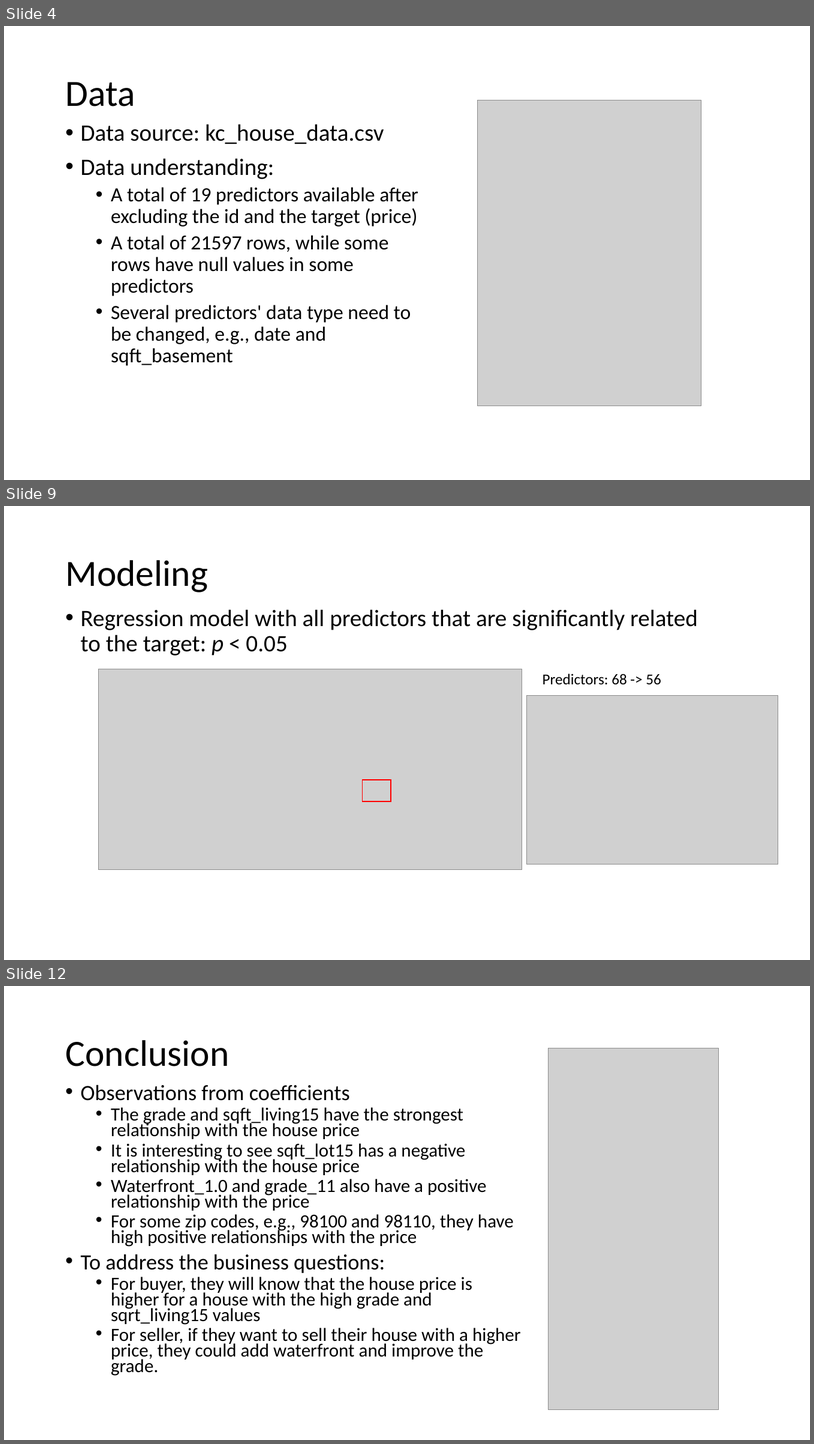
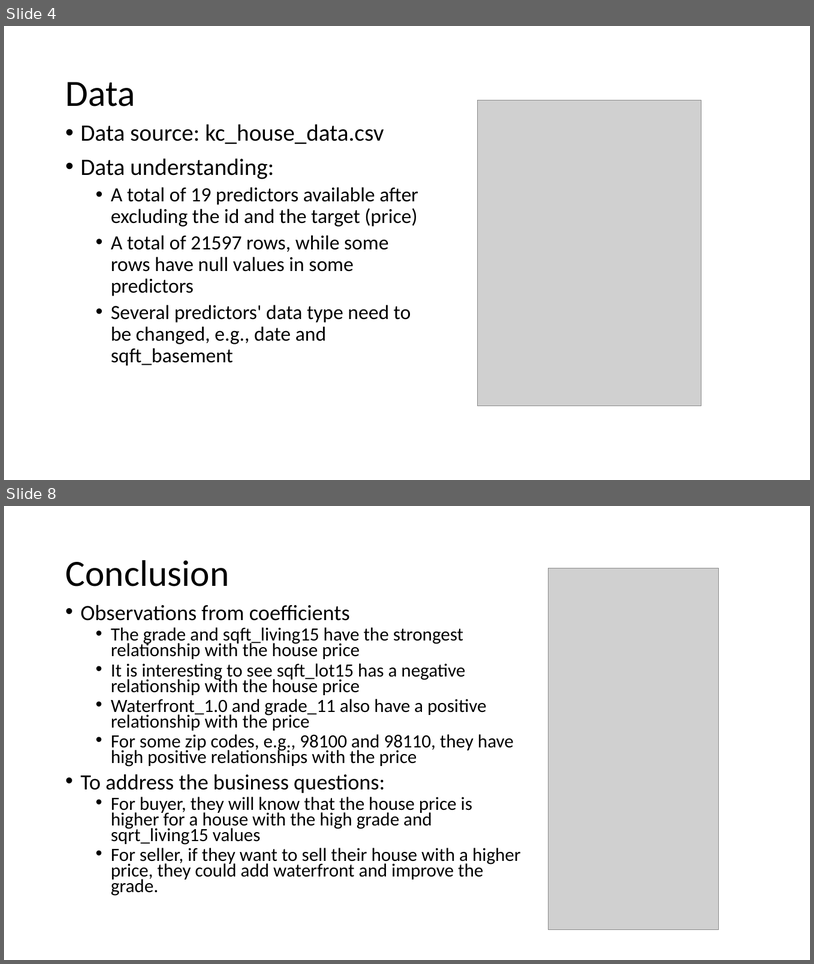
Before and after one commit to learn-co-curriculum/dsc-phase-2-project, a slide deck: Presentation_project2.pptx. Shown one above the other, each under a label of ours: slides 4, 9 and 12 before the commit, slides 4 and 8 after it; the slides between them are not shown. The pictures are 814x1444 and 814x964 pixels, drawn with LibreOffice and Linux fonts; fonts in the diff are those of the drawing; grey boxes stand for pictures. Boxes give left, top, right and bottom in pixels: in the first picture for what was removed or moved away, otherwise in the second. Text is boxed around its words. In the diff, an @@ line names an element or a change of style, - is before the commit and + after.

```diff
--- a/Presentation_project2.pptx
+++ b/Presentation_project2.pptx
@@ slide 9 removed at bbox=[4, 506, 810, 960], background #FFFFFF @@
@@ title removed at bbox=[65, 560, 208, 592] @@
-Modeling
@@ text removed at bbox=[81, 609, 698, 655] @@
-• Regression model with all predictors that are significantly related to the target: p < 0.05
@@ picture removed at bbox=[98, 669, 522, 870] @@
@@ text removed at bbox=[543, 673, 662, 685] @@
-Predictors: 68 -> 56
@@ picture removed at bbox=[527, 696, 779, 864] @@
@@ rectangle removed at bbox=[362, 780, 391, 801] @@
@@ what was slide 12 is now slide 8 @@
```
Also in this commit, not shown: 3 slides changed, 3 other slides removed, 1 other file.
